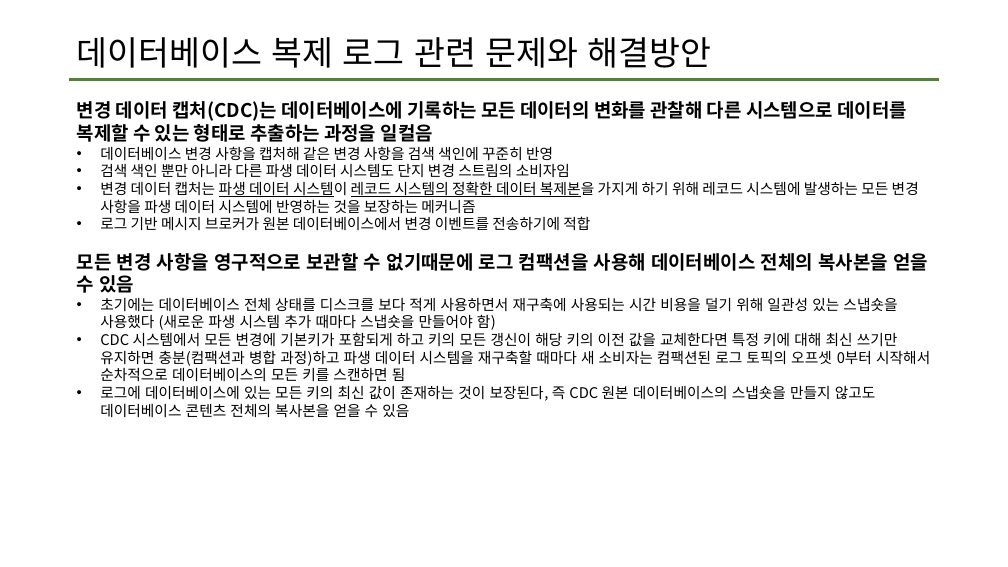
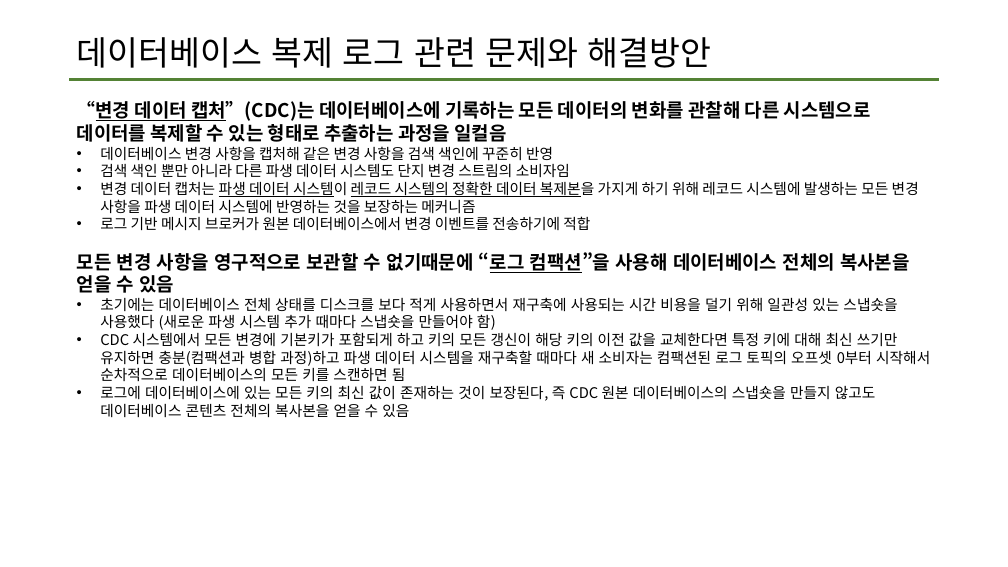
Before and after one commit to data-system-wiki/designing-data-intensive-applications, a slide deck: slide 7 of resources/chapter 11 summary.pptx. Drawn at 1008x567 pixels with LibreOffice and Linux fonts; fonts in the diff are those of the drawing. Boxes give left, top, right and bottom in pixels: in the first picture for what was removed or moved away, otherwise in the second. Text is boxed around its words. In the diff, an @@ line names an element or a change of style, - is before the commit and + after.

Commit message:
11장 마지막 업데이트
스트림처리에서 내결함성 문제를 해결하는 방법까지

```diff
--- a/resources/chapter 11 summary.pptx
+++ b/resources/chapter 11 summary.pptx
@@ text at (77, 101, 871, 142): text changed @@
-변경 데이터 캡처(CDC)는 데이터베이스에 기록하는 모든 데이터의 변화를 관찰해 다른 시스템으로 데이터를 복제할 수 있는 형태로 추출하는 과정을 일컬음
+“변경 데이터 캡처”(CDC)는 데이터베이스에 기록하는 모든 데이터의 변화를 관찰해 다른 시스템으로 데이터를 복제할 수 있는 형태로 추출하는 과정을 일컬음
@@ text at (77, 252, 910, 293): text changed @@
-모든 변경 사항을 영구적으로 보관할 수 없기때문에 로그 컴팩션을 사용해 데이터베이스 전체의 복사본을 얻을 수 있음
+모든 변경 사항을 영구적으로 보관할 수 없기때문에 “로그 컴팩션”을 사용해 데이터베이스 전체의 복사본을 얻을 수 있음
```
Also in this commit, not shown: 1 other slide changed, 12 slides added.
